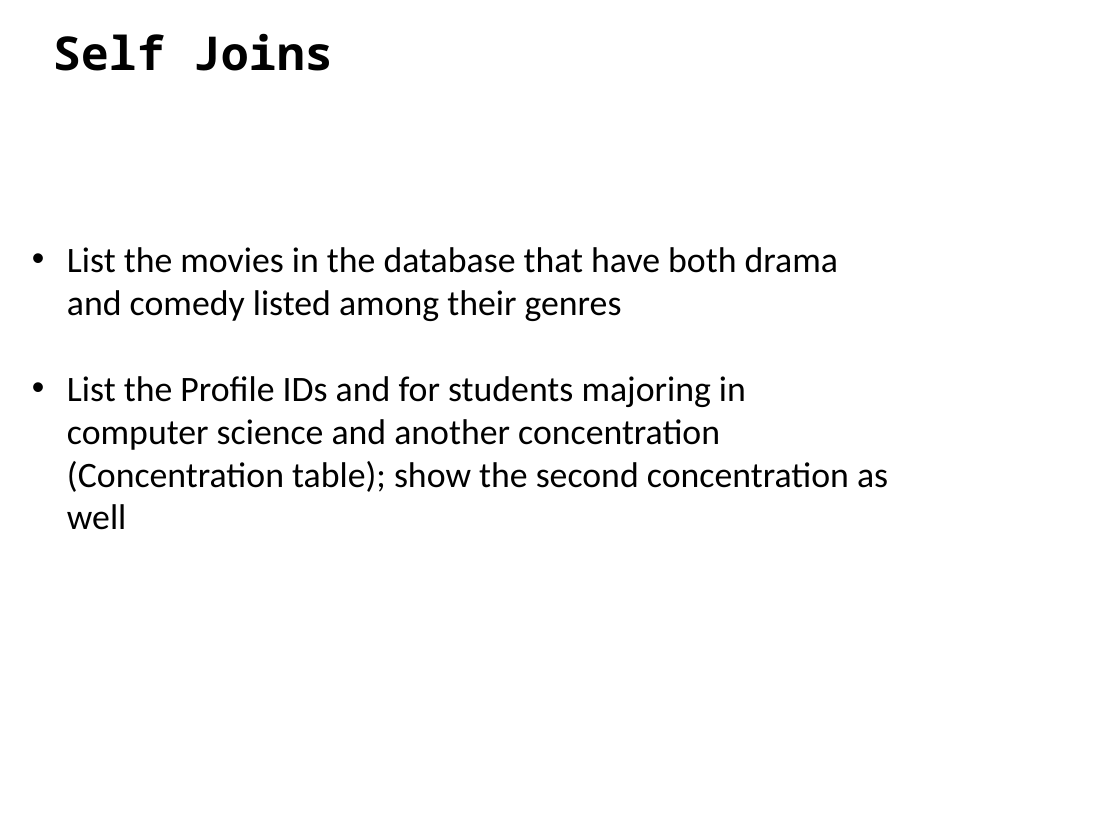
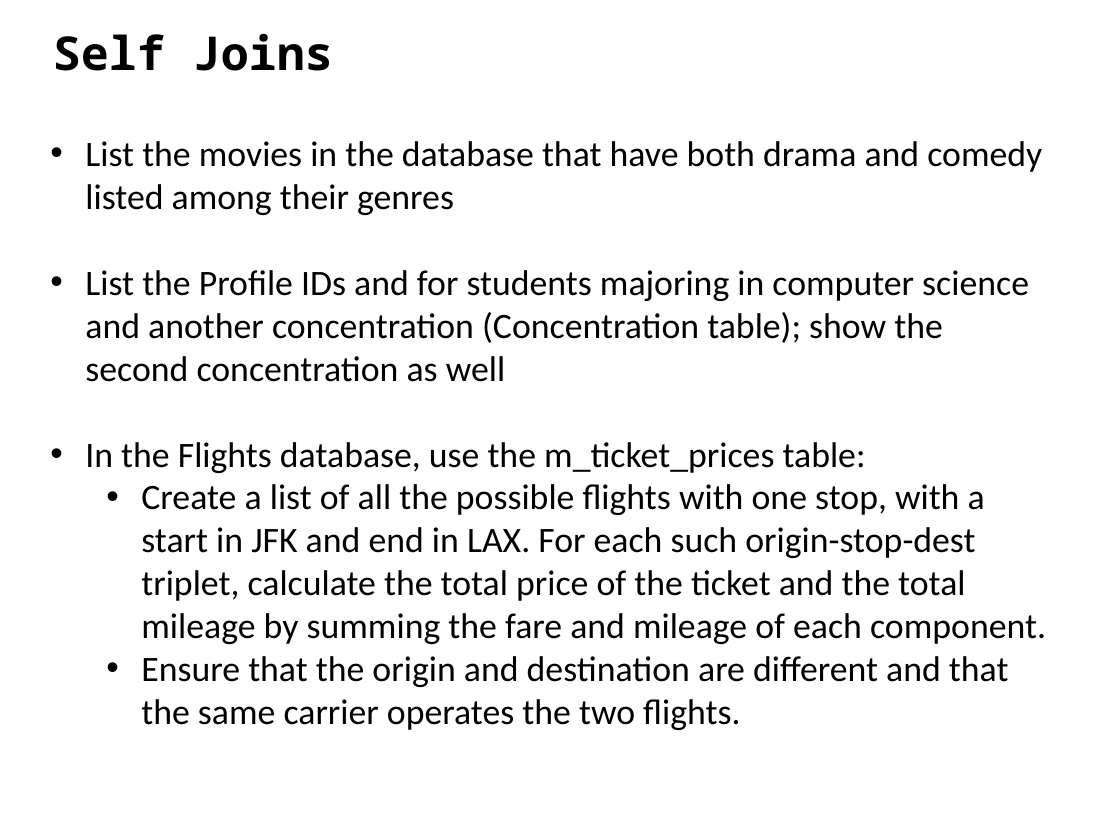
Before and after one commit to ipeirotis/introduction-to-databases, a slide deck: slide 15 of session4/C-SQL_Joins.pptx (slide 11 before the commit). Drawn at 1120x840 pixels with LibreOffice and Linux fonts; fonts in the diff are those of the drawing. Boxes give left, top, right and bottom in pixels: in the first picture for what was removed or moved away, otherwise in the second. Text is boxed around its words. In the diff, an @@ line names an element or a change of style, - is before the commit and + after.

```diff
--- a/session4/C-SQL_Joins.pptx
+++ b/session4/C-SQL_Joins.pptx
@@ text "List the movies in the ...": place and size @@
-text "List the movies in the ..." at bbox=[67, 247, 888, 530]
+text "List the movies in the ..." at bbox=[85, 141, 1046, 730]
@@ text at bbox=[85, 442, 1046, 730]: paragraphs added @@
+• In the Flights database, use the m_ticket_prices table:
+  • Create a list of all the possible flights with one stop, with a start in JFK and end in LAX. For each such origin-stop-dest triplet, calculate the total price of the ticket and the total mileage by summing the fare and mileage of each component.
+  • Ensure that the origin and destination are different and that the same carrier operates the two flights.
```
Also in this commit, not shown: 1 other slide changed, 1 slide added.
